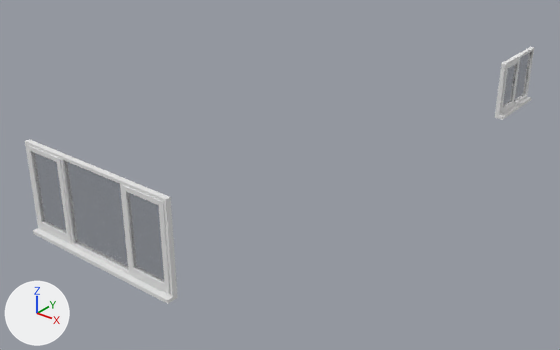
The glTF model na-project-portal/26-Projects/PS01__MustersRoad/30__TrueVision__AppContent/DesignPhase01__ConceptDesign__Scheme-02/PS01__TrueVision__MainBuildingModel__ExistingWindows__MeshModel__.glb, before and after one commit.
Camera for both pictures: a 50 mm camera at (24.77, 1.65, 6.07) aimed at (18.17, 9.91, 0.95). The lights are fixed; the arrows at lower left show +X, +Y and +Z. The older version comes first. Vertices at exactly the same position are counted once.

Names of what the first picture shows: '14__ExistingBuilding__Windows::Default', '14__ExistingBuilding__Windows::MAT101__Glass__ClearDefault'.
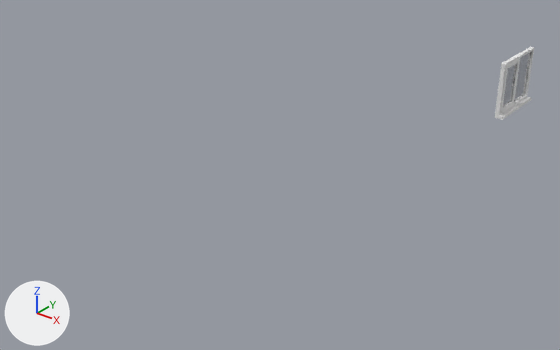
Boxes (x1, y1, x2, y2) around the edits, measured in the pictures (560 x 350 px):
'14__ExistingBuilding__Windows::MAT101__Glass__ClearDefault', reshaped (94% narrower, 75% shorter): before (32, 51, 532, 282); after (503, 51, 532, 107)
'14__ExistingBuilding__Windows::Default', reshaped (92% narrower, 71% shorter): before (25, 47, 534, 304); after (494, 47, 534, 120)
part 1 of me_mesh_0_14__existingbuilding__windows__default, deleted: before (25, 139, 178, 304)
part 2 of me_mesh_0_14__existingbuilding__windows__default, deleted: before (121, 184, 170, 293)
part 3 of me_mesh_0_14__existingbuilding__windows__default, deleted: before (26, 145, 72, 243)
part 4 of me_mesh_1_14__existingbuilding__windows__mat101__glass__cleardefault, deleted: before (32, 152, 67, 234)
part 5 of me_mesh_1_14__existingbuilding__windows__mat101__glass__cleardefault, deleted: before (64, 160, 128, 269)
part 6 of me_mesh_1_14__existingbuilding__windows__mat101__glass__cleardefault, deleted: before (127, 192, 164, 282)

The edits, one by one:
me_mesh_0_14__existingbuilding__windows__default is used by ob_14__existingbuilding__windows__default; location (0.0, 0.0, 0.0).
me_mesh_0_14__existingbuilding__windows__default had 116 vertices, 244 faces and spanned x 16.86..20.08, y 6.45..14.73, z 1.02..2.3.
me_mesh_0_14__existingbuilding__windows__default now has 46 vertices, 96 faces and spans x 19.93..20.08, y 13.52..14.73, z 1.2..2.16.
me_mesh_0_14__existingbuilding__windows__default part 1: the loose piece of 38 vertices spanning x 16.86..19.34, y 6.45..6.6, z 1.02..2.3 is deleted.
me_mesh_0_14__existingbuilding__windows__default part 2: the loose piece of 16 vertices spanning x 18.64..19.3, y 6.52..6.57, z 1.12..2.26 is deleted.
me_mesh_0_14__existingbuilding__windows__default part 3: the loose piece of 16 vertices spanning x 16.91..17.56, y 6.52..6.57, z 1.12..2.26 is deleted.
me_mesh_1_14__existingbuilding__windows__mat101__glass__cleardefault is used by ob_14__existingbuilding__windows__mat101__glass__cleardefault; location (0.0, 0.0, 0.0).
me_mesh_1_14__existingbuilding__windows__mat101__glass__cleardefault had 40 vertices, 60 faces and spanned x 16.98..19.99, y 6.54..14.69, z 1.12..2.26.
me_mesh_1_14__existingbuilding__windows__mat101__glass__cleardefault now has 16 vertices, 24 faces and spans x 19.95..19.99, y 13.63..14.69, z 1.29..2.12.
me_mesh_1_14__existingbuilding__windows__mat101__glass__cleardefault part 4: the loose piece of 8 vertices spanning x 16.98..17.49, y 6.54..6.56, z 1.21..2.2 is deleted.
me_mesh_1_14__existingbuilding__windows__mat101__glass__cleardefault part 5: the loose piece of 8 vertices spanning x 17.59..18.61, y 6.55..6.57, z 1.12..2.26 is deleted.
me_mesh_1_14__existingbuilding__windows__mat101__glass__cleardefault part 6: the loose piece of 8 vertices spanning x 18.71..19.23, y 6.54..6.56, z 1.21..2.2 is deleted.
